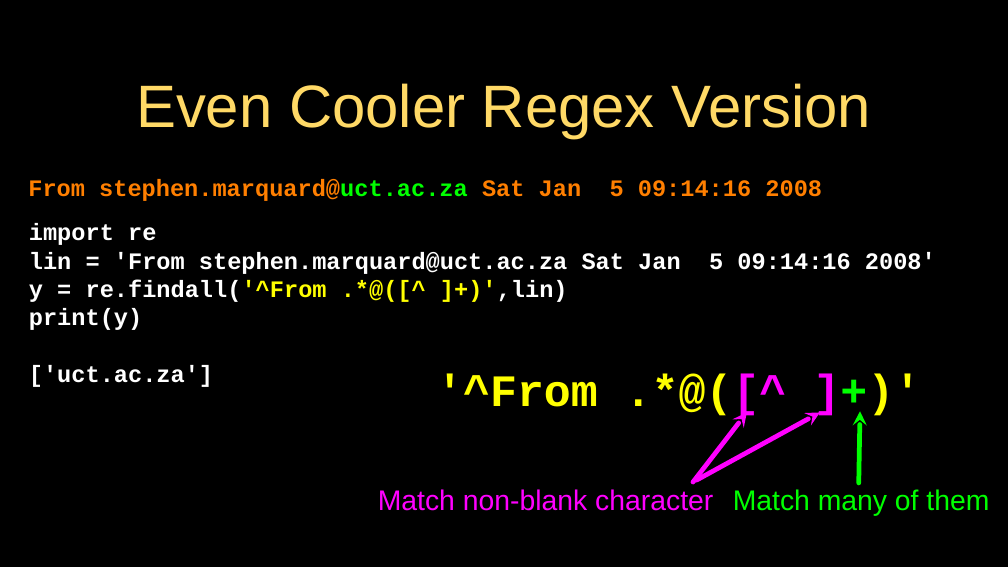
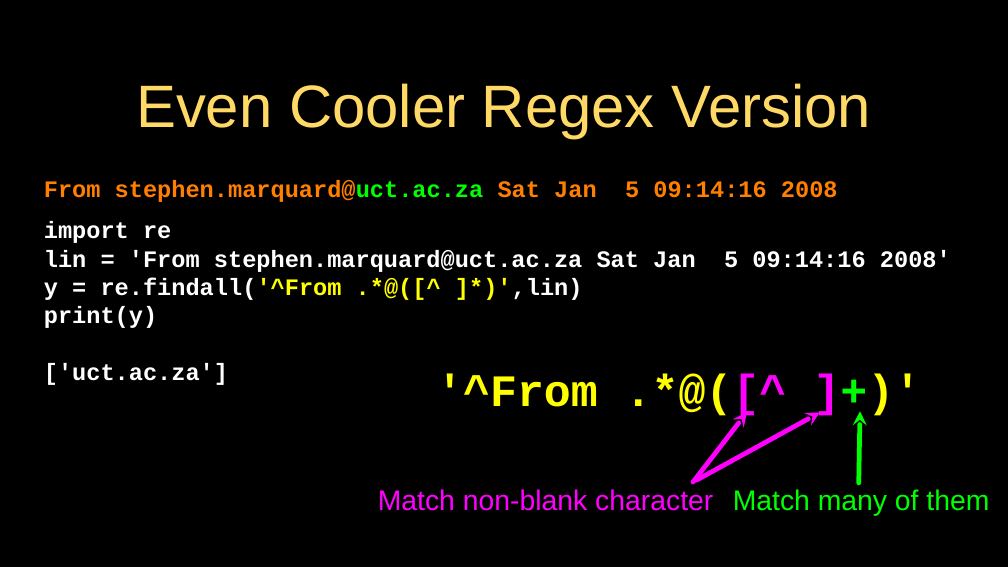
Before and after one commit to csev/py4e, a slide deck: slide 30 of lectures3/Pythonlearn-11-Regex.pptx (slide 29 before the commit). Drawn at 1008x567 pixels with LibreOffice and Linux fonts; fonts in the diff are those of the drawing. Boxes give left, top, right and bottom in pixels: in the first picture for what was removed or moved away, otherwise in the second. Text is boxed around its words. In the diff, an @@ line names an element or a change of style, - is before the commit and + after.

```diff
--- a/lectures3/Pythonlearn-11-Regex.pptx
+++ b/lectures3/Pythonlearn-11-Regex.pptx
@@ text "From stephen.marquard@uct.ac.za Sat Jan 5 ...": place and size @@
-text "From stephen.marquard@uct.ac.za Sat Jan 5 ..." at [28,179,822,201]
+text "From stephen.marquard@uct.ac.za Sat Jan 5 ..." at [44,180,838,202]
@@ text "import re": place and size @@
-text "import re" at [29,223,681,387]
+text "import re" at [44,221,696,385]
@@ text at [44,278,583,300]: text changed @@
-y = re.findall('^From .*@([^ ]+)',lin)
+y = re.findall('^From .*@([^ ]*)',lin)
```
Also in this commit, not shown: 24 other slides changed, 1 slide added, 3 other files.
